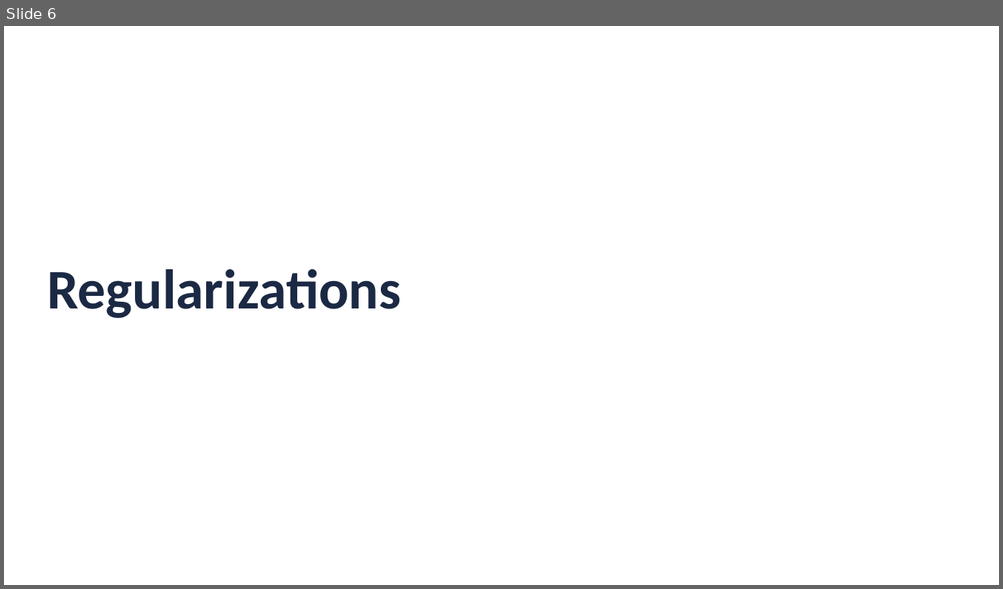
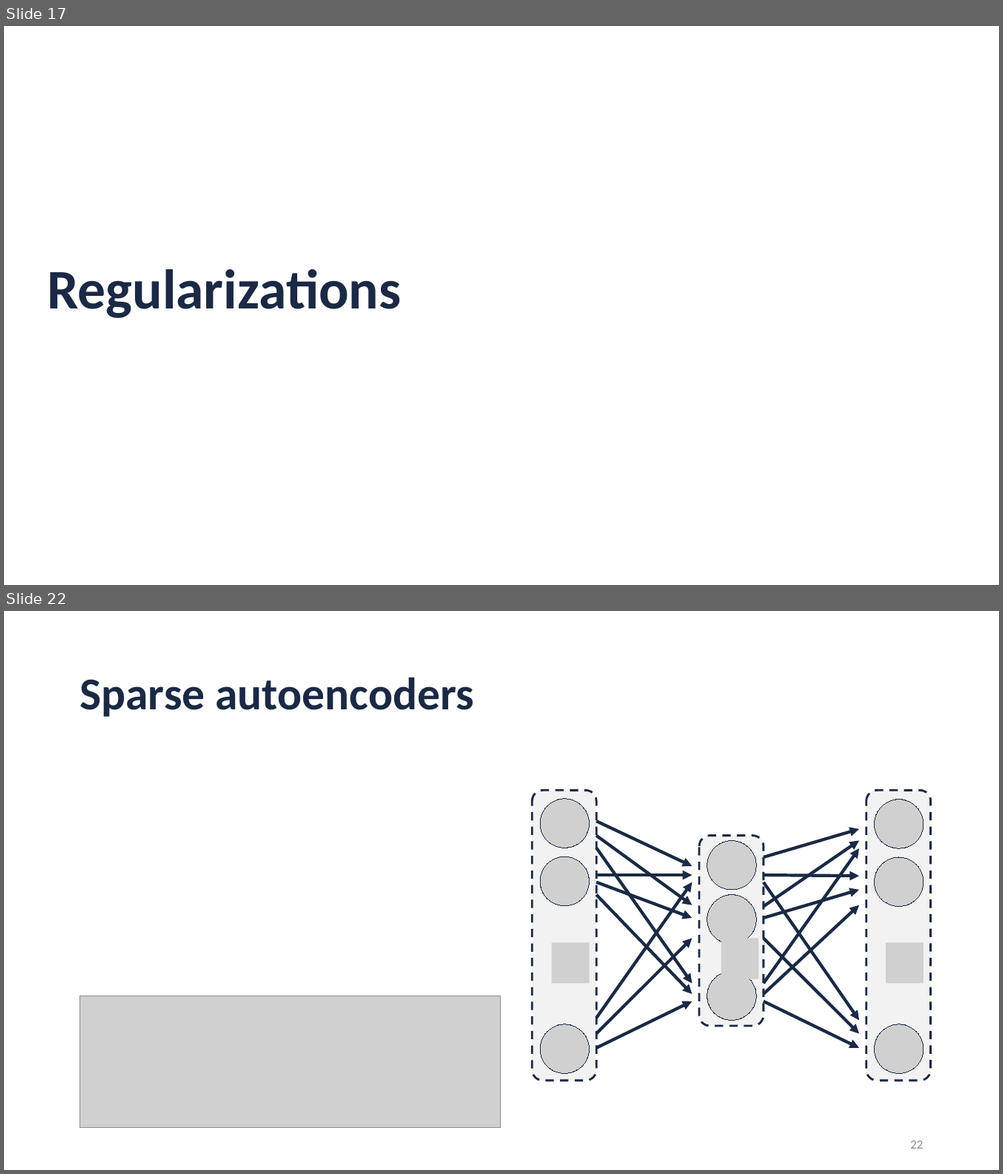
Before and after one commit to JorisRoels/deep-learning-biology, a slide deck: slides/2020-dlb-5-unsupervised-neural-networks.pptx. Shown one above the other, each under a label of ours: slide 6 before the commit, slides 17 and 22 after it; the slides between them are not shown. The pictures are 1003x589 and 1003x1174 pixels, drawn with LibreOffice and Linux fonts; fonts in the diff are those of the drawing; grey boxes stand for pictures; background and template pictures are left out. Boxes give left, top, right and bottom in pixels: in the first picture for what was removed or moved away, otherwise in the second. Text is boxed around its words. In the diff, an @@ line names an element or a change of style, - is before the commit and + after.

```diff
--- a/slides/2020-dlb-5-unsupervised-neural-networks.pptx
+++ b/slides/2020-dlb-5-unsupervised-neural-networks.pptx
@@ slide 22 added at bbox=[4, 611, 999, 1170], background #FFFFFF @@
@@ title added at bbox=[79, 677, 473, 717], 44 pt, text #1B2944, bold @@
+Sparse autoencoders
@@ arrow added from (597, 821) to (692, 866), #1B2944 3 pt @@
@@ arrow added from (763, 857) to (859, 829), #1B2944 3 pt @@
@@ arrow added from (597, 835) to (692, 906), #1B2944 3 pt @@
@@ arrow added from (597, 849) to (692, 984), #1B2944 3 pt @@
@@ arrow added from (763, 906) to (859, 841), #1B2944 3 pt @@
@@ arrow added from (763, 984) to (859, 849), #1B2944 3 pt @@
@@ arrow added from (597, 875) to (692, 875), #1B2944 3 pt @@
@@ arrow added from (763, 875) to (859, 876), #1B2944 3 pt @@
@@ arrow added from (597, 883) to (692, 918), #1B2944 3 pt @@
@@ arrow added from (597, 895) to (692, 994), #1B2944 3 pt @@
@@ arrow added from (597, 1019) to (692, 883), #1B2944 3 pt @@
@@ arrow added from (763, 883) to (859, 1021), #1B2944 3 pt @@
@@ arrow added from (763, 918) to (859, 890), #1B2944 3 pt @@
@@ arrow added from (763, 994) to (859, 906), #1B2944 3 pt @@
@@ group added at bbox=[532, 790, 597, 1080]: 4 pictures, 1 rounded rectangle @@
@@ arrow added from (597, 1034) to (692, 939), #1B2944 3 pt @@
@@ group added at bbox=[700, 835, 763, 1026]: 4 pictures, 1 rounded rectangle @@
@@ arrow added from (763, 939) to (859, 1034), #1B2944 3 pt @@
@@ group added at bbox=[866, 790, 930, 1080]: 4 pictures, 1 rounded rectangle @@
@@ picture added at bbox=[79, 996, 500, 1128] @@
@@ arrow added from (597, 1048) to (692, 1002), #1B2944 3 pt @@
@@ arrow added from (763, 1002) to (859, 1048), #1B2944 3 pt @@
@@ page number added at bbox=[910, 1141, 922, 1149], 12 pt, text #898B91 @@
+22
@@ what was slide 6 is now slide 17 @@
```
Also in this commit, not shown: 2 slides changed, 24 other slides added, 1 slide removed, 1 other file.
